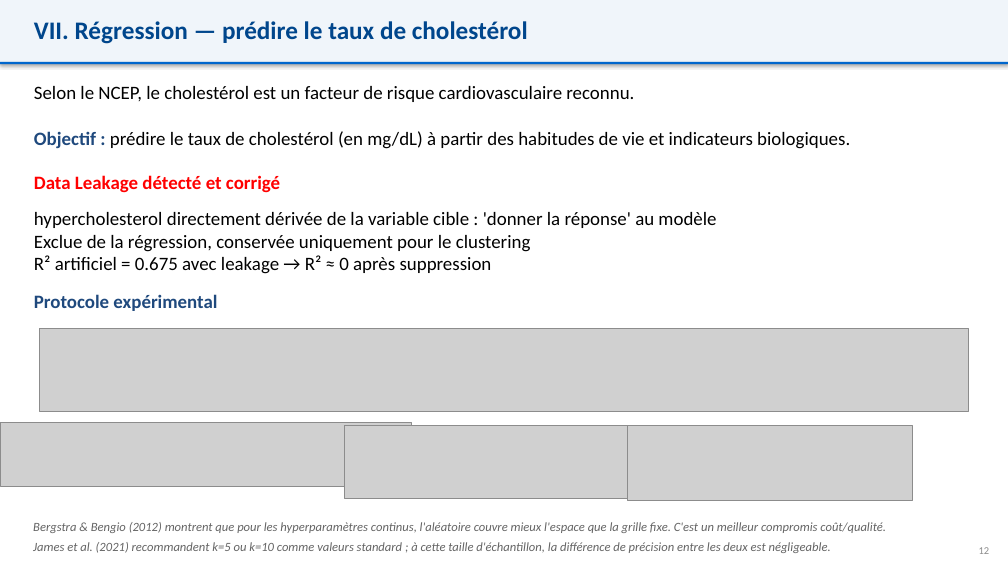
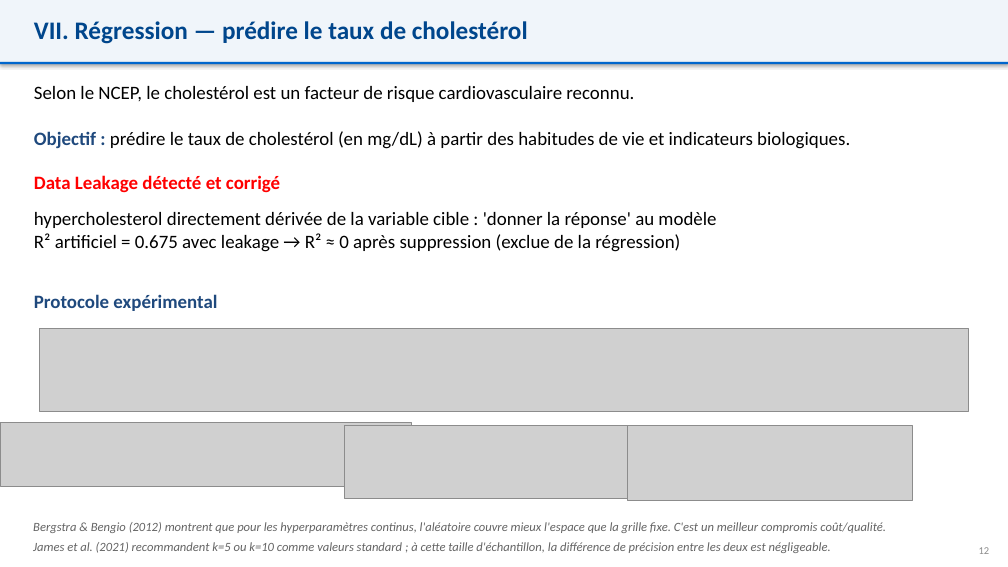
Before and after one commit to mahamatarda/Memoire-S2, a slide deck: slide 16 of Support Mahamat - Memoire.pptx. Drawn at 1008x567 pixels with LibreOffice and Linux fonts; fonts in the diff are those of the drawing; grey boxes stand for pictures. Boxes give left, top, right and bottom in pixels: in the first picture for what was removed or moved away, otherwise in the second. Text is boxed around its words. In the diff, an @@ line names an element or a change of style, - is before the commit and + after.

```diff
--- a/Support Mahamat - Memoire.pptx
+++ b/Support Mahamat - Memoire.pptx
@@ text at bbox=[34, 233, 680, 252]: text changed @@
-Exclue de la régression, conservée uniquement pour le clustering
-R² artificiel = 0.675 avec leakage → R² ≈ 0 après suppression
+R² artificiel = 0.675 avec leakage → R² ≈ 0 après suppression (exclue de la régression)
```
Also in this commit, not shown: 1 other file.
